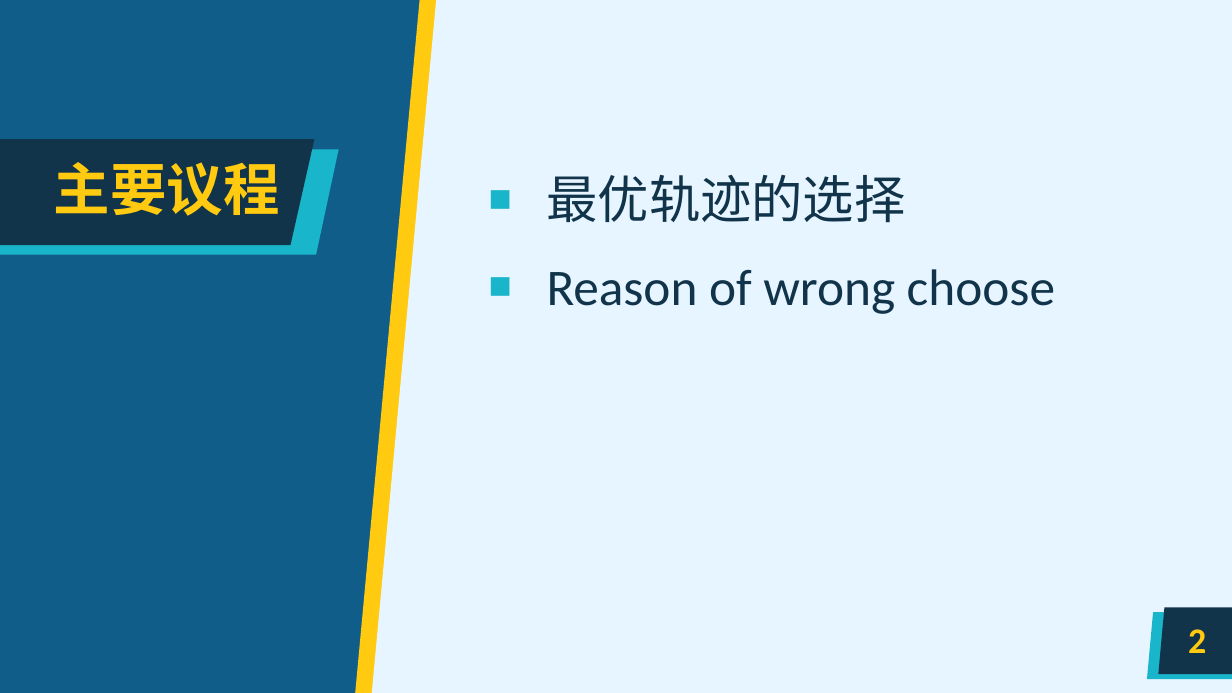
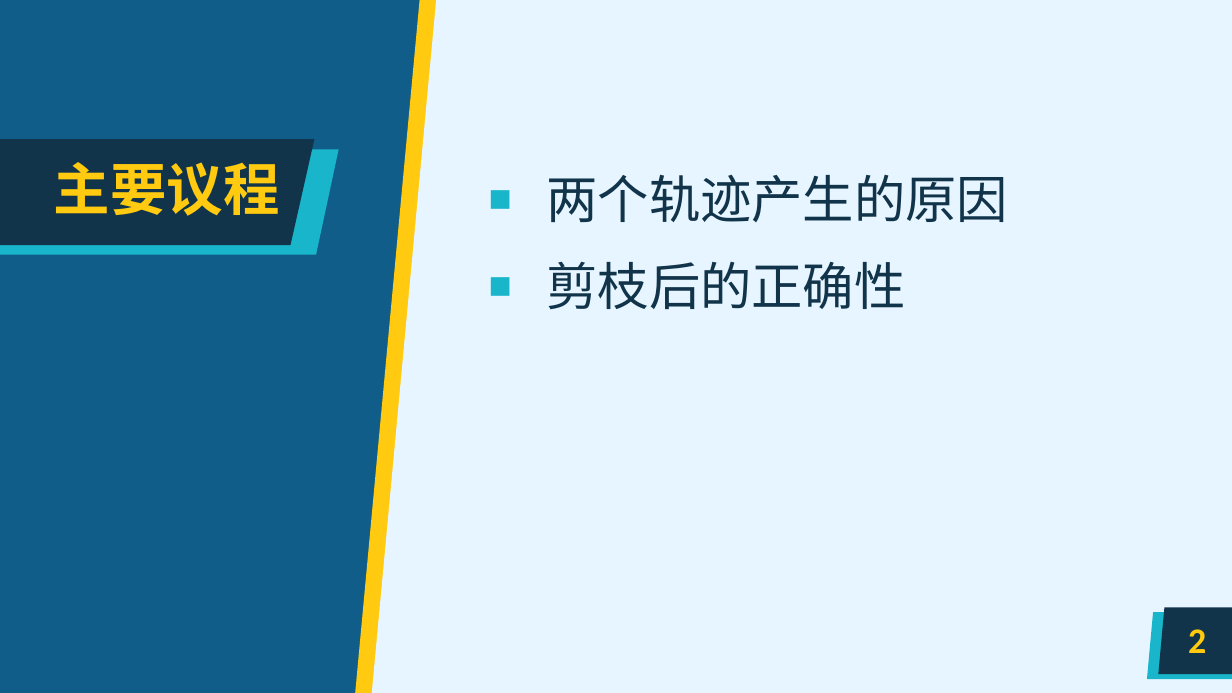
Before and after one commit to expecto347/GLAC_Lab, a slide deck: slide 2 of 组会PPT/USTC_PPT模板001.pptx. Drawn at 1232x693 pixels with LibreOffice and Linux fonts; fonts in the diff are those of the drawing; background and template pictures are left out. Boxes give left, top, right and bottom in pixels: in the first picture for what was removed or moved away, otherwise in the second. Text is boxed around its words. In the diff, an @@ line names an element or a change of style, - is before the commit and + after.

```diff
--- a/组会PPT/USTC_PPT模板001.pptx
+++ b/组会PPT/USTC_PPT模板001.pptx
@@ text at (547,175,1009,309): text changed @@
-■ 最优轨迹的选择
-■ Reason of wrong choose
+■ 两个轨迹产生的原因
+■ 剪枝后的正确性
```
Also in this commit, not shown: 7 other slides changed, 1 slide added, 6 slides removed, 18 other files.
